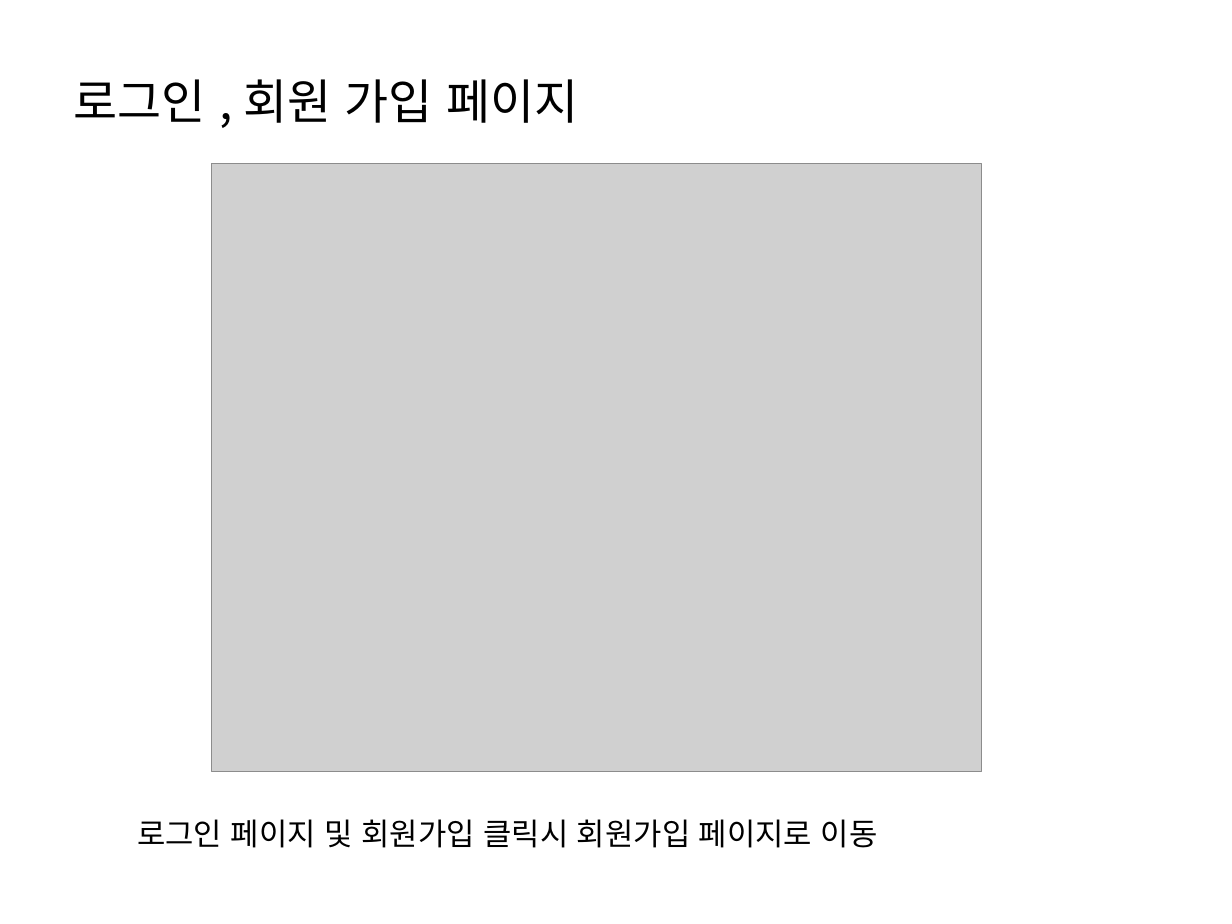
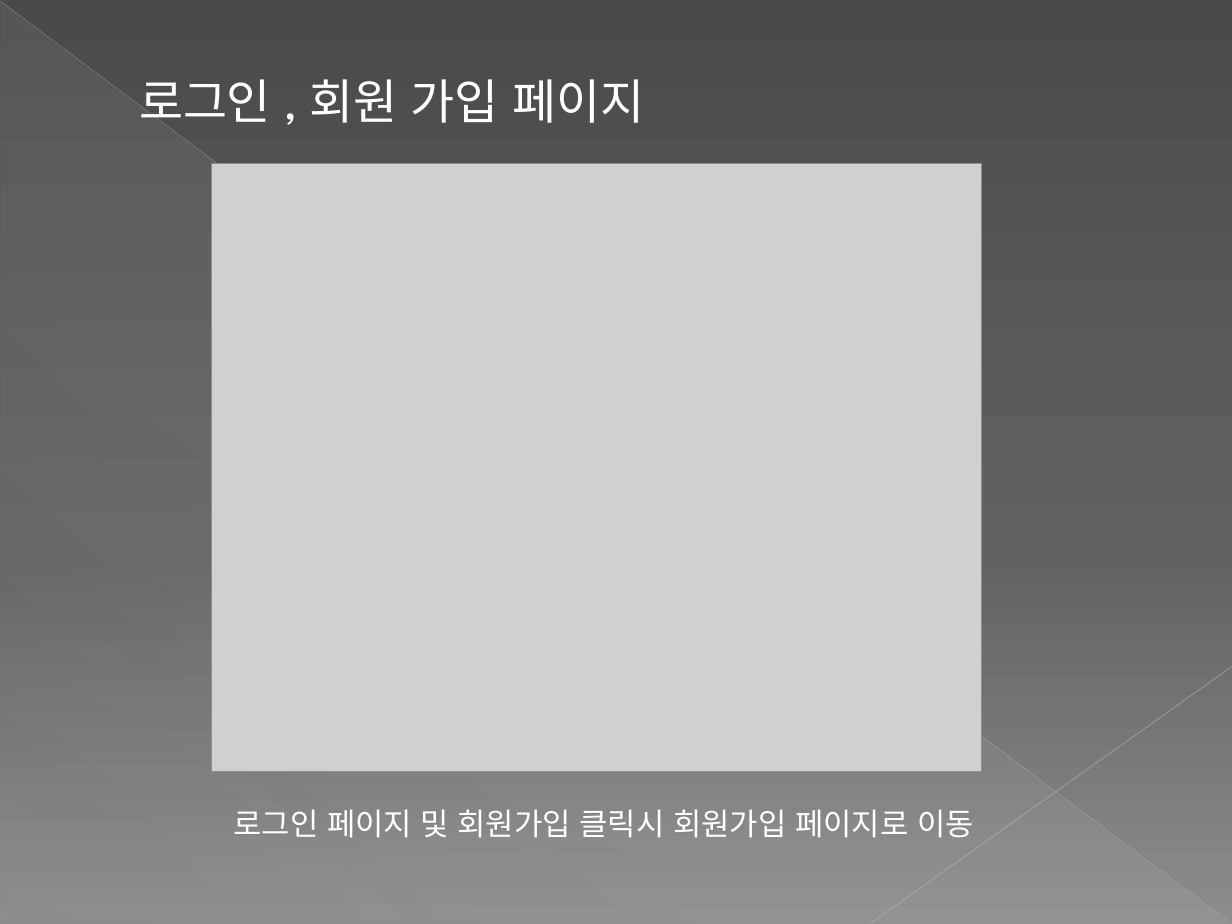
Before and after one commit to HyoJip/team2, a slide deck: slide 3 of ppt/Team2(9-23).pptx. Drawn at 1232x924 pixels with LibreOffice and Linux fonts; fonts in the diff are those of the drawing; grey boxes stand for pictures. Boxes give left, top, right and bottom in pixels: in the first picture for what was removed or moved away, otherwise in the second. Text is boxed around its words. In the diff, an @@ line names an element or a change of style, - is before the commit and + after.

```diff
--- a/ppt/Team2(9-23).pptx
+++ b/ppt/Team2(9-23).pptx
@@ background #FFFFFF to gradient #4A4A4A to #626262 to #8C8C8C @@
@@ line added from (0, 1) to (1231, 923), #BFBFBF 0.39 pt @@
@@ right triangle added at (1, 2, 1231, 924), fill gradient #D2D2D2 @@
@@ title "로그인 , 회원 가입 페이지" at (139, 79, 644, 123): font Noto Sans CJK KR to League Spartan, text colour #000000 to #FFFFFF; indent changed @@
@@ line added from (1232, 667) to (871, 923), #C6C6C6 0.47 pt @@
@@ text "로그인 페이지 및 회원가입 클릭시 ...": place and size @@
-text "로그인 페이지 및 회원가입 클릭시 ..." at (137, 819, 878, 848)
+text "로그인 페이지 및 회원가입 클릭시 ..." at (233, 809, 974, 838)
@@ text "로그인 페이지 및 회원가입 클릭시 ..." at (233, 809, 974, 838): font Noto Sans CJK KR to League Spartan, text colour #000000 to #FFFFFF @@
```
Also in this commit, not shown: 6 other slides changed, 1 slide added.
